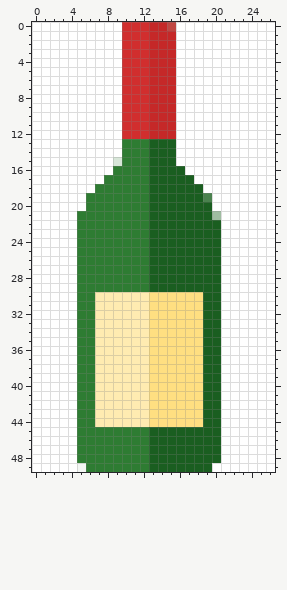
A pixel-art sprite gets an edit: resources/powerup_drunk.png. Above is the file before it was changed.
The file is 27x50 pixels. Colours within 5 levels of each other are drawn and written as one.
After the commit:
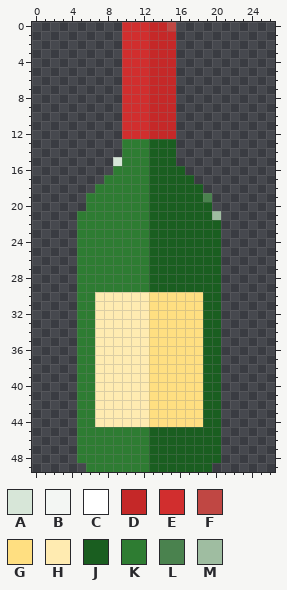
Palette (. is transparent): A #d7e6d8  B #f3f6f3  C #ffffff  D #c52828  E #d12e2e  F #c04743  G #ffdf81  H #ffebb1  J #1a5e20  K #2e7c32  L #4a824e  M #9fbda1
Difference:
@@ x 0..26 @@
- 0 CCCCCCCCCCEEEDDFCCCCCCCCCCC
- 1 CCCCCCCCCCEEEDDDCCCCCCCCCCC
- 2 CCCCCCCCCCEEEDDDCCCCCCCCCCC
- 3 CCCCCCCCCCEEEDDDCCCCCCCCCCC
- 4 CCCCCCCCCCEEEDDDCCCCCCCCCCC
- 5 CCCCCCCCCCEEEDDDCCCCCCCCCCC
- 6 CCCCCCCCCCEEEDDDCCCCCCCCCCC
- 7 CCCCCCCCCCEEEDDDCCCCCCCCCCC
- 8 CCCCCCCCCCEEEDDDCCCCCCCCCCC
- 9 CCCCCCCCCCEEEDDDCCCCCCCCCCC
-10 CCCCCCCCCCEEEDDDCCCCCCCCCCC
-11 CCCCCCCCCCEEEDDDCCCCCCCCCCC
-12 CCCCCCCCCCEEEDDDCCCCCCCCCCC
-13 CCCCCCCCCCKKKJJJCCCCCCCCCCC
-14 CCCCCCCCCCKKKJJJCCCCCCCCCCC
-15 CCCCCCCCCAKKKJJJCCCCCCCCCCC
-16 CCCCCCCCCKKKKJJJJCCCCCCCCCC
-17 CCCCCCCCKKKKKJJJJJCCCCCCCCC
-18 CCCCCCCKKKKKKJJJJJJCCCCCCCC
-19 CCCCCCKKKKKKKJJJJJJLCCCCCCC
-20 CCCCCCKKKKKKKJJJJJJJCCCCCCC
-21 CCCCCKKKKKKKKJJJJJJJMCCCCCC
-22 CCCCCKKKKKKKKJJJJJJJJCCCCCC
-23 CCCCCKKKKKKKKJJJJJJJJCCCCCC
-24 CCCCCKKKKKKKKJJJJJJJJCCCCCC
-25 CCCCCKKKKKKKKJJJJJJJJCCCCCC
-26 CCCCCKKKKKKKKJJJJJJJJCCCCCC
-27 CCCCCKKKKKKKKJJJJJJJJCCCCCC
-28 CCCCCKKKKKKKKJJJJJJJJCCCCCC
-29 CCCCCKKKKKKKKJJJJJJJJCCCCCC
-30 CCCCCKKHHHHHHGGGGGGJJCCCCCC
-31 CCCCCKKHHHHHHGGGGGGJJCCCCCC
-32 CCCCCKKHHHHHHGGGGGGJJCCCCCC
-33 CCCCCKKHHHHHHGGGGGGJJCCCCCC
-34 CCCCCKKHHHHHHGGGGGGJJCCCCCC
-35 CCCCCKKHHHHHHGGGGGGJJCCCCCC
-36 CCCCCKKHHHHHHGGGGGGJJCCCCCC
-37 CCCCCKKHHHHHHGGGGGGJJCCCCCC
-38 CCCCCKKHHHHHHGGGGGGJJCCCCCC
-39 CCCCCKKHHHHHHGGGGGGJJCCCCCC
-40 CCCCCKKHHHHHHGGGGGGJJCCCCCC
-41 CCCCCKKHHHHHHGGGGGGJJCCCCCC
-42 CCCCCKKHHHHHHGGGGGGJJCCCCCC
-43 CCCCCKKHHHHHHGGGGGGJJCCCCCC
-44 CCCCCKKHHHHHHGGGGGGJJCCCCCC
-45 CCCCCKKKKKKKKJJJJJJJJCCCCCC
-46 CCCCCKKKKKKKKJJJJJJJJCCCCCC
-47 CCCCCKKKKKKKKJJJJJJJJCCCCCC
-48 CCCCCKKKKKKKKJJJJJJJJCCCCCC
-49 CCCCCBKKKKKKKJJJJJJJCCCCCCC
+ 0 ..........EEEDDF...........
+ 1 ..........EEEDDD...........
+ 2 ..........EEEDDD...........
+ 3 ..........EEEDDD...........
+ 4 ..........EEEDDD...........
+ 5 ..........EEEDDD...........
+ 6 ..........EEEDDD...........
+ 7 ..........EEEDDD...........
+ 8 ..........EEEDDD...........
+ 9 ..........EEEDDD...........
+10 ..........EEEDDD...........
+11 ..........EEEDDD...........
+12 ..........EEEDDD...........
+13 ..........KKKJJJ...........
+14 ..........KKKJJJ...........
+15 .........AKKKJJJ...........
+16 .........KKKKJJJJ..........
+17 ........KKKKKJJJJJ.........
+18 .......KKKKKKJJJJJJ........
+19 ......KKKKKKKJJJJJJL.......
+20 ......KKKKKKKJJJJJJJ.......
+21 .....KKKKKKKKJJJJJJJM......
+22 .....KKKKKKKKJJJJJJJJ......
+23 .....KKKKKKKKJJJJJJJJ......
+24 .....KKKKKKKKJJJJJJJJ......
+25 .....KKKKKKKKJJJJJJJJ......
+26 .....KKKKKKKKJJJJJJJJ......
+27 .....KKKKKKKKJJJJJJJJ......
+28 .....KKKKKKKKJJJJJJJJ......
+29 .....KKKKKKKKJJJJJJJJ......
+30 .....KKHHHHHHGGGGGGJJ......
+31 .....KKHHHHHHGGGGGGJJ......
+32 .....KKHHHHHHGGGGGGJJ......
+33 .....KKHHHHHHGGGGGGJJ......
+34 .....KKHHHHHHGGGGGGJJ......
+35 .....KKHHHHHHGGGGGGJJ......
+36 .....KKHHHHHHGGGGGGJJ......
+37 .....KKHHHHHHGGGGGGJJ......
+38 .....KKHHHHHHGGGGGGJJ......
+39 .....KKHHHHHHGGGGGGJJ......
+40 .....KKHHHHHHGGGGGGJJ......
+41 .....KKHHHHHHGGGGGGJJ......
+42 .....KKHHHHHHGGGGGGJJ......
+43 .....KKHHHHHHGGGGGGJJ......
+44 .....KKHHHHHHGGGGGGJJ......
+45 .....KKKKKKKKJJJJJJJJ......
+46 .....KKKKKKKKJJJJJJJJ......
+47 .....KKKKKKKKJJJJJJJJ......
+48 .....KKKKKKKKJJJJJJJJ......
+49 ......KKKKKKKJJJJJJJ.......
Pixel boxes of the changes (left, top, right, bottom) in both pictures:
erased: (32, 22, 122, 472)
erased: (176, 22, 275, 472)
